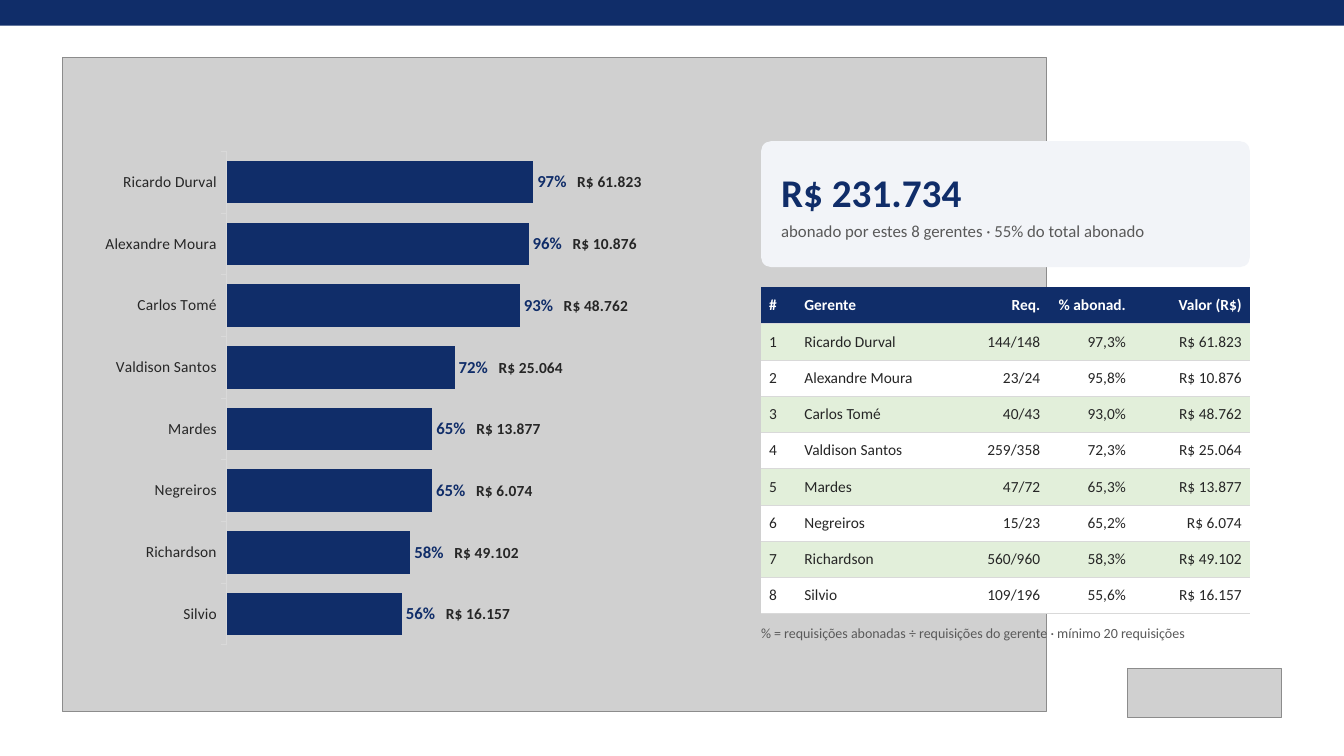
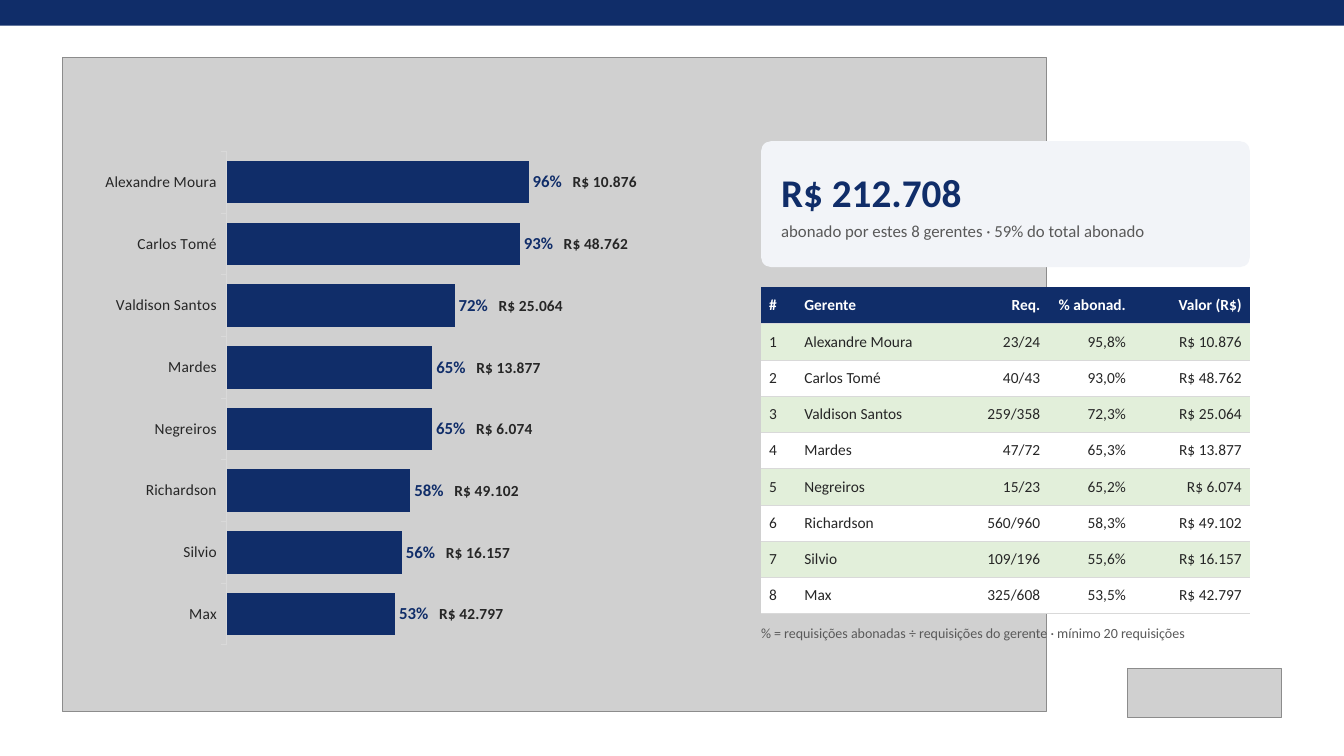
Before and after one commit to raissa2016carvalho-lab/ressuprimentov1, a slide deck: slide 4 of Apresentacao_Descontos_Taxa_por_Requisicao.pptx. Drawn at 1344x756 pixels with LibreOffice and Linux fonts; fonts in the diff are those of the drawing; grey boxes stand for pictures. Boxes give left, top, right and bottom in pixels: in the first picture for what was removed or moved away, otherwise in the second. Text is boxed around its words. In the diff, an @@ line names an element or a change of style, - is before the commit and + after.

```diff
--- a/Apresentacao_Descontos_Taxa_por_Requisicao.pptx
+++ b/Apresentacao_Descontos_Taxa_por_Requisicao.pptx
@@ bar chart at [93,141,728,655] @@
-categories: Ricardo Durval, Alexandre Moura, Carlos Tomé, Valdison Santos, Mardes, Negreiros, Richardson, Silvio
+categories: Alexandre Moura, Carlos Tomé, Valdison Santos, Mardes, Negreiros, Richardson, Silvio, Max
-Series 1: 100, 98, 96, 74, 67, 67, 60, 57
+Series 1: 100, 97, 75, 68, 68, 61, 58, 56
@@ data labels of Series 1 added @@
@@ value axis changed @@
@@ text at [781,180,1144,240]: text changed @@
-R$ 231.734
-abonado por estes 8 gerentes · 55% do total abonado
+R$ 212.708
+abonado por estes 8 gerentes · 59% do total abonado
@@ table at [761,287,1250,614] @@
-row 2: 1 | Ricardo Durval | 144/148 | 97,3% | R$ 61.823
+row 2: 1 | Alexandre Moura | 23/24 | 95,8% | R$ 10.876
-row 3: 2 | Alexandre Moura | 23/24 | 95,8% | R$ 10.876
+row 3: 2 | Carlos Tomé | 40/43 | 93,0% | R$ 48.762
-row 4: 3 | Carlos Tomé | 40/43 | 93,0% | R$ 48.762
+row 4: 3 | Valdison Santos | 259/358 | 72,3% | R$ 25.064
-row 5: 4 | Valdison Santos | 259/358 | 72,3% | R$ 25.064
+row 5: 4 | Mardes | 47/72 | 65,3% | R$ 13.877
-row 6: 5 | Mardes | 47/72 | 65,3% | R$ 13.877
+row 6: 5 | Negreiros | 15/23 | 65,2% | R$ 6.074
-row 7: 6 | Negreiros | 15/23 | 65,2% | R$ 6.074
+row 7: 6 | Richardson | 560/960 | 58,3% | R$ 49.102
-row 8: 7 | Richardson | 560/960 | 58,3% | R$ 49.102
+row 8: 7 | Silvio | 109/196 | 55,6% | R$ 16.157
-row 9: 8 | Silvio | 109/196 | 55,6% | R$ 16.157
+row 9: 8 | Max | 325/608 | 53,5% | R$ 42.797
```
Also in this commit, not shown: 4 other slides changed.
